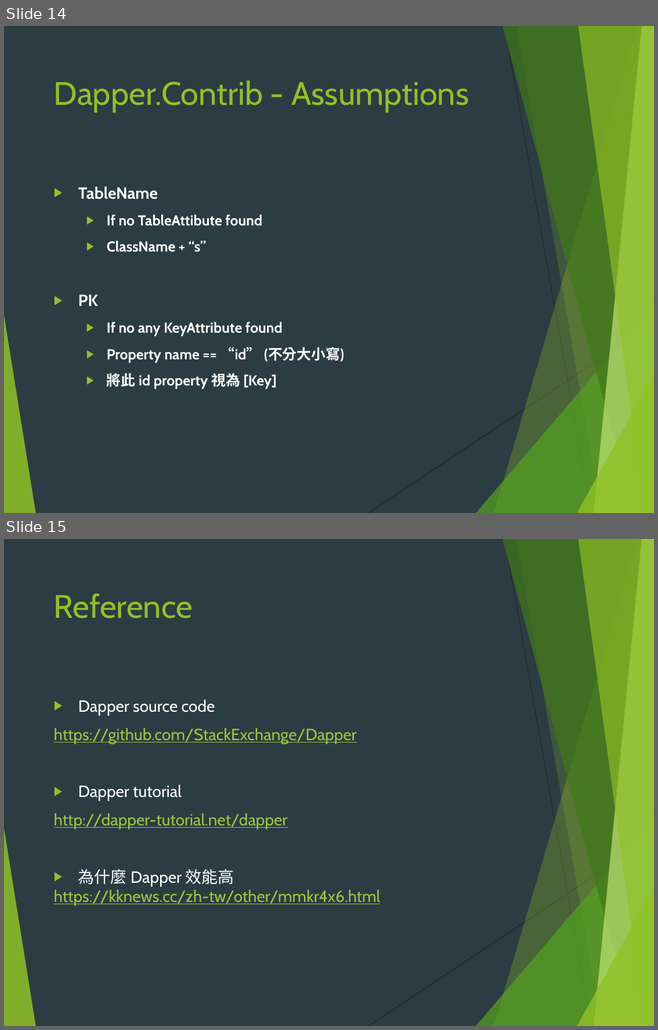
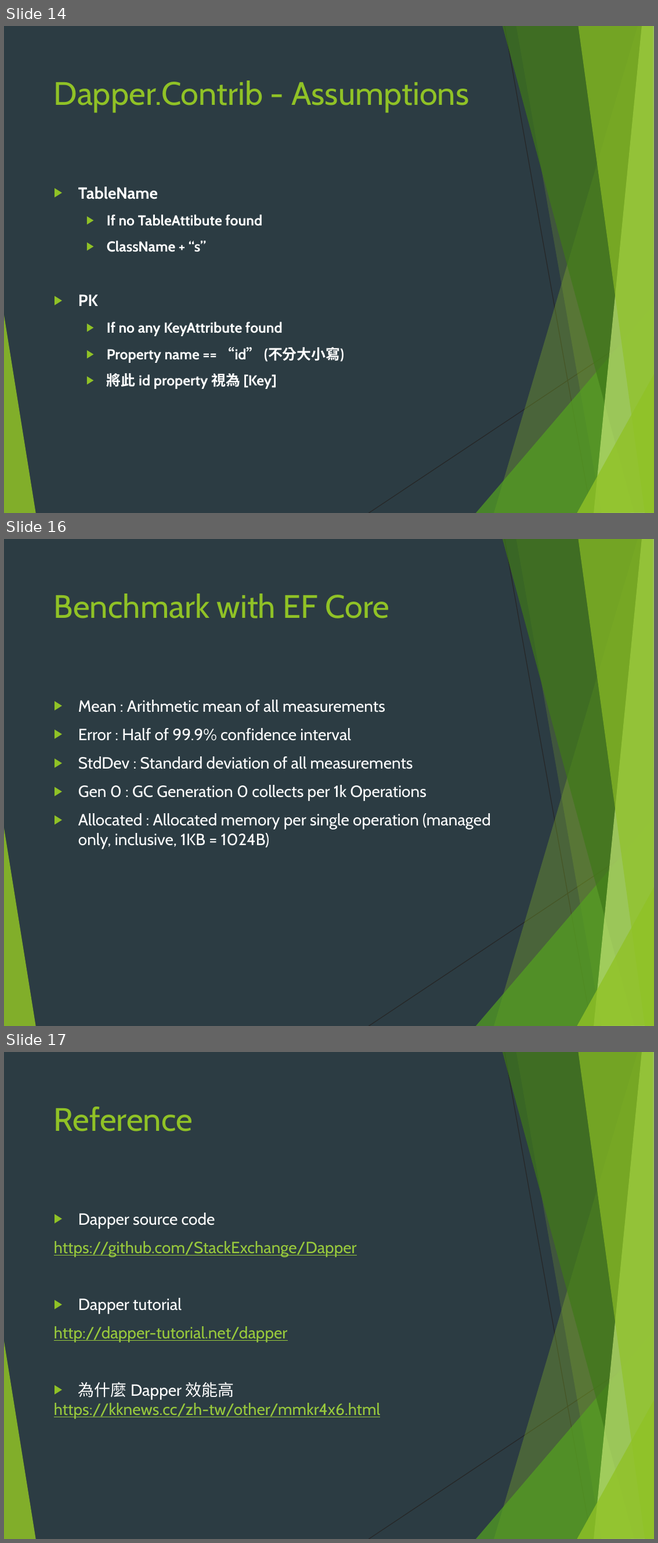
Before and after one commit to bagamoon/dapper-core, a slide deck: Dapper.pptx. Shown one above the other, each under a label of ours: slides 14 and 15 before the commit, slides 14, 16 and 17 after it; the slides between them are not shown. The pictures are 658x1030 and 658x1543 pixels, drawn with LibreOffice and Linux fonts; fonts in the diff are those of the drawing. Boxes give left, top, right and bottom in pixels: in the first picture for what was removed or moved away, otherwise in the second. Text is boxed around its words. In the diff, an @@ line names an element or a change of style, - is before the commit and + after.

Commit message:
add insert and update benchmark

```diff
--- a/Dapper.pptx
+++ b/Dapper.pptx
@@ slide 16 added at box(4, 539, 654, 1026), background #2C3C43; not listed: 10 template elements that a slide beside it also shows @@
@@ title added at box(54, 594, 389, 618), 36 pt, text #90C226 @@
+Benchmark with EF Core
@@ text added at box(78, 700, 491, 849), 18 pt, text #FFFFFF @@
+▶ Mean : Arithmetic mean of all measurements
+▶ Error : Half of 99.9% confidence interval
+▶ StdDev : Standard deviation of all measurements
+▶ Gen 0 : GC Generation 0 collects per 1k Operations
+▶ Allocated : Allocated memory per single operation (managed only, inclusive, 1KB = 1024B)
@@ what was slide 15 is now slide 17 @@
```
Also in this commit, not shown: 2 slides changed, 1 other slide added, 6 other files.
